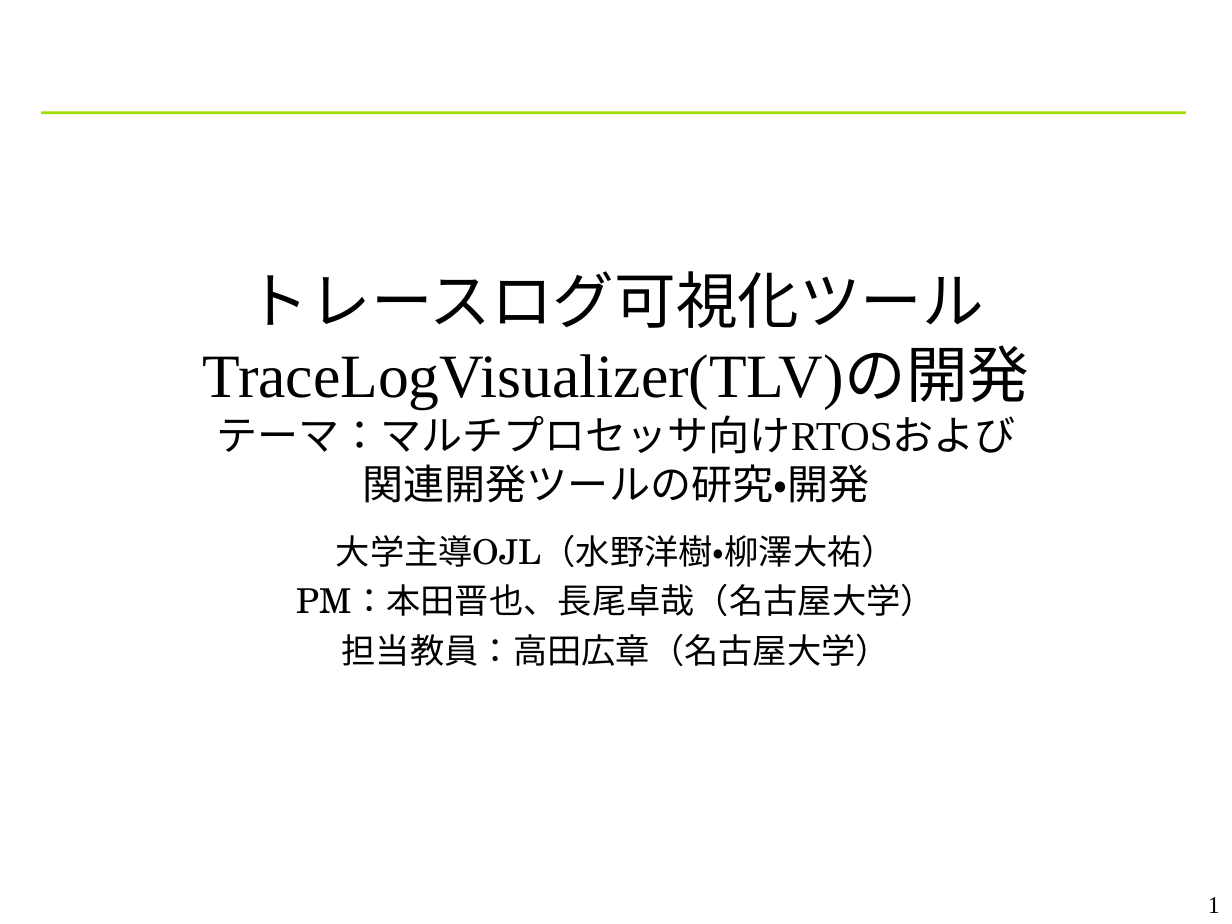
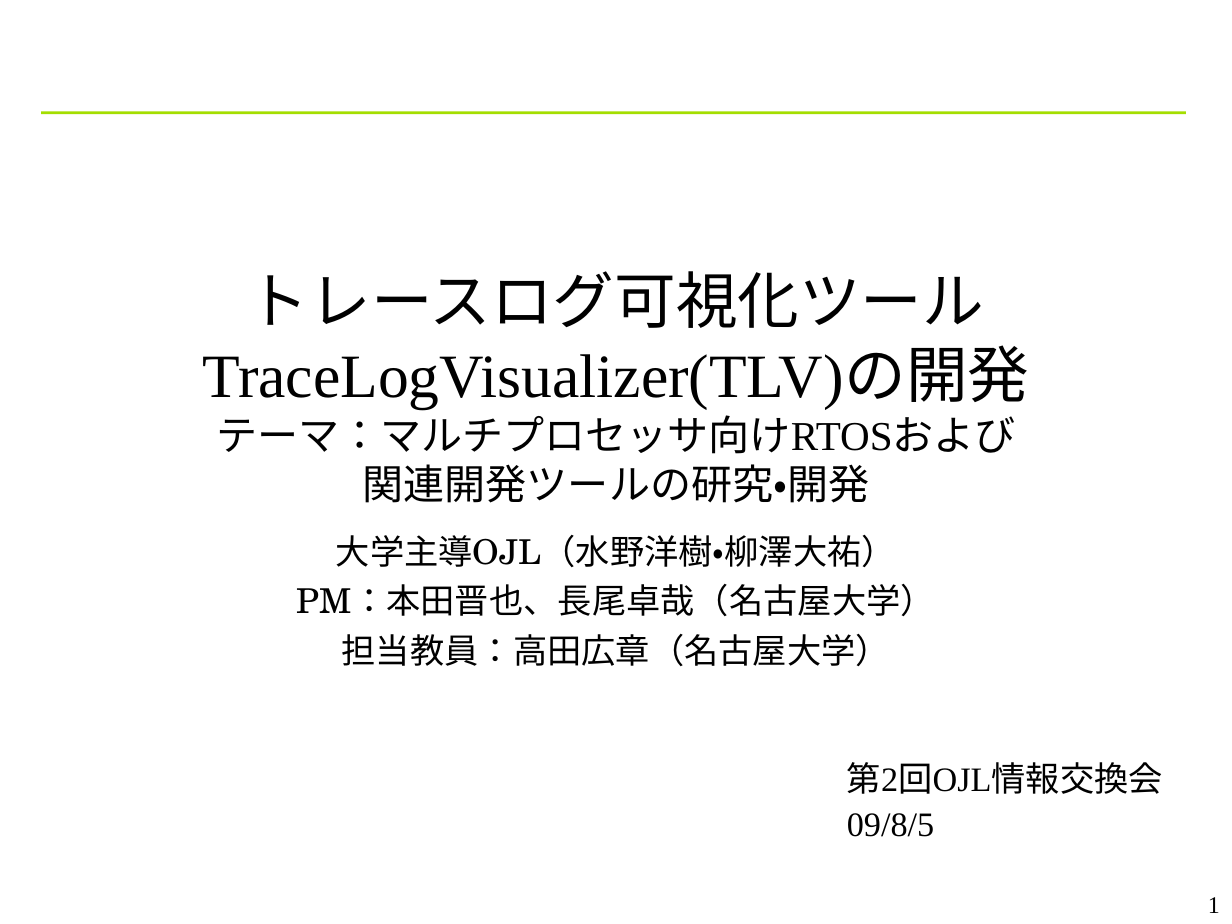
Before and after one commit to YixiaoLi/tlv4mc, a slide deck: slide 1 of doc/phase4/joho_koukankai/ojl-2nd-comm-yanagi.ppt. Drawn at 1232x924 pixels with LibreOffice and Linux fonts; fonts in the diff are those of the drawing; background and template pictures are left out. Boxes give left, top, right and bottom in pixels: in the first picture for what was removed or moved away, otherwise in the second. Text is boxed around its words. In the diff, an @@ line names an element or a change of style, - is before the commit and + after.

```diff
--- a/doc/phase4/joho_koukankai/ojl-2nd-comm-yanagi.ppt
+++ b/doc/phase4/joho_koukankai/ojl-2nd-comm-yanagi.ppt
@@ text added at (x1=847, y1=762, x2=1163, y2=837), 20 pt, text #000000 @@
+第2回OJL情報交換会
+09/8/5
```
Also in this commit, not shown: 2 other slides changed.
